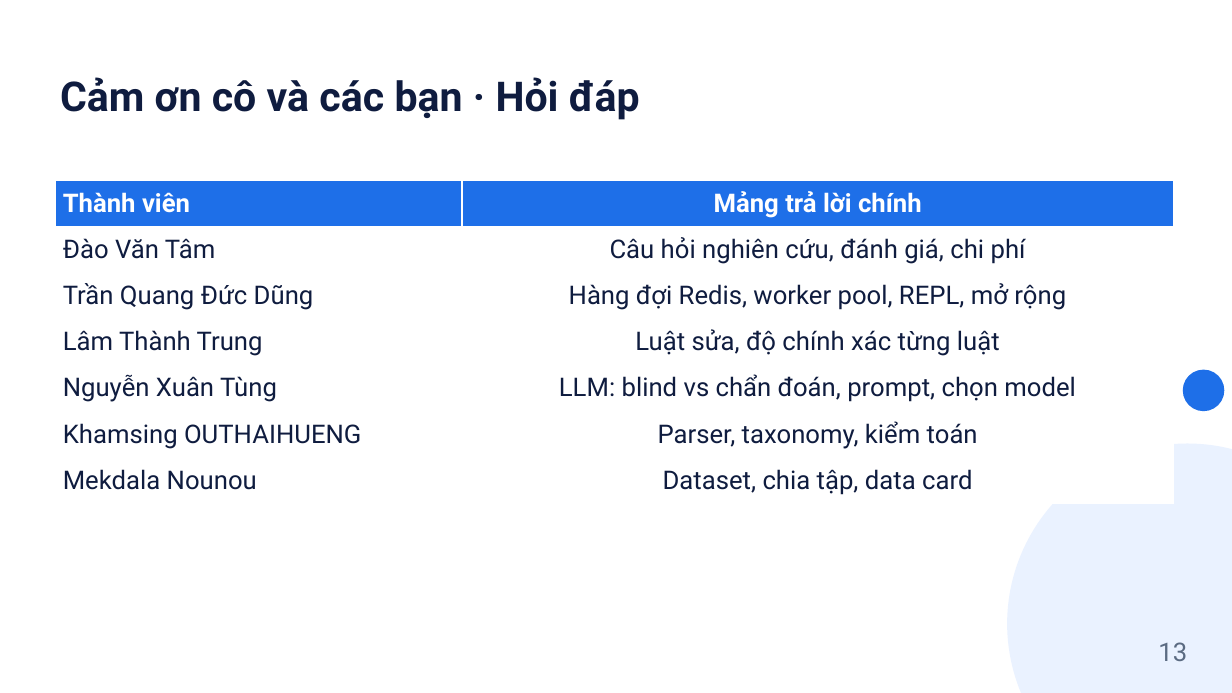
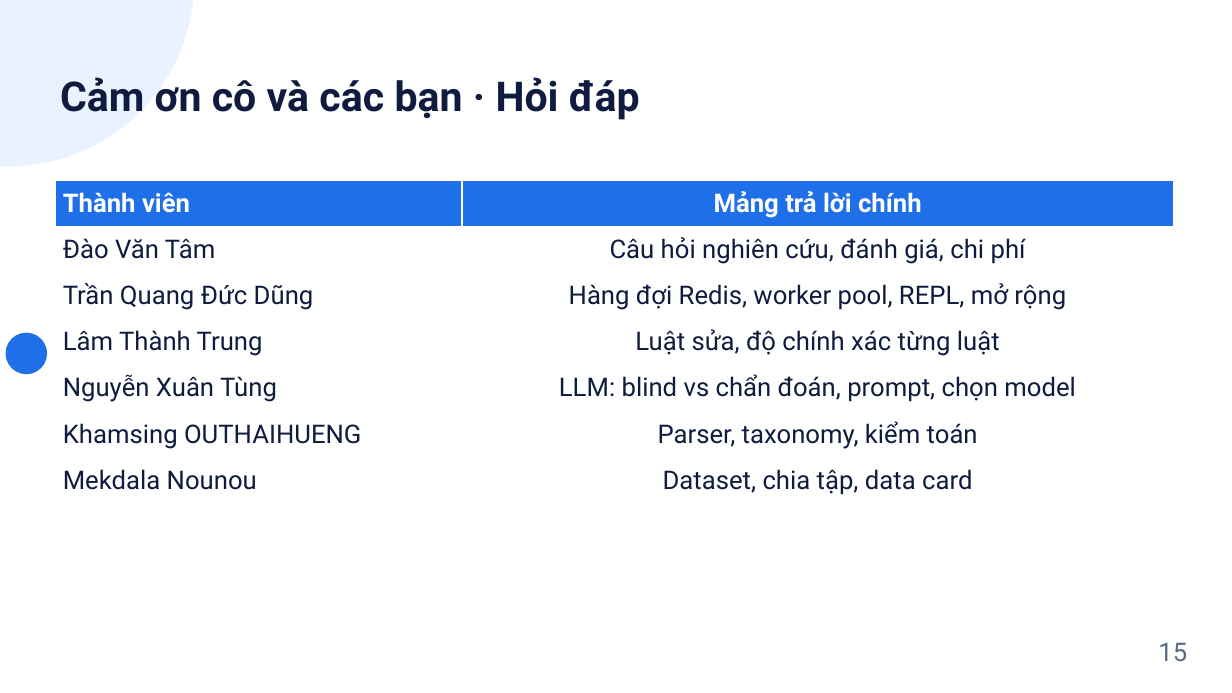
Before and after one commit to tamdv/ai4math-verifier-guided-repair, a slide deck: slide 15 of slides/Slides_Nhom6_VerifierRepair.pptx (slide 13 before the commit). Drawn at 1232x693 pixels with LibreOffice and Linux fonts; fonts in the diff are those of the drawing. Boxes give left, top, right and bottom in pixels: in the first picture for what was removed or moved away, otherwise in the second. Text is boxed around its words. In the diff, an @@ line names an element or a change of style, - is before the commit and + after.

```diff
--- a/slides/Slides_Nhom6_VerifierRepair.pptx
+++ b/slides/Slides_Nhom6_VerifierRepair.pptx
@@ ellipse resized from (x1=1007, y1=444, x2=1232, y2=693) to (x1=0, y1=0, x2=194, y2=166) @@
@@ ellipse moved from (x1=1183, y1=370, x2=1225, y2=411) to (x1=6, y1=333, x2=47, y2=374) @@
@@ text at (x1=1158, y1=642, x2=1187, y2=661): text changed @@
-13
+15
```
Also in this commit, not shown: 4 other slides changed, 4 slides added, 3 slides removed, 11 other files.
